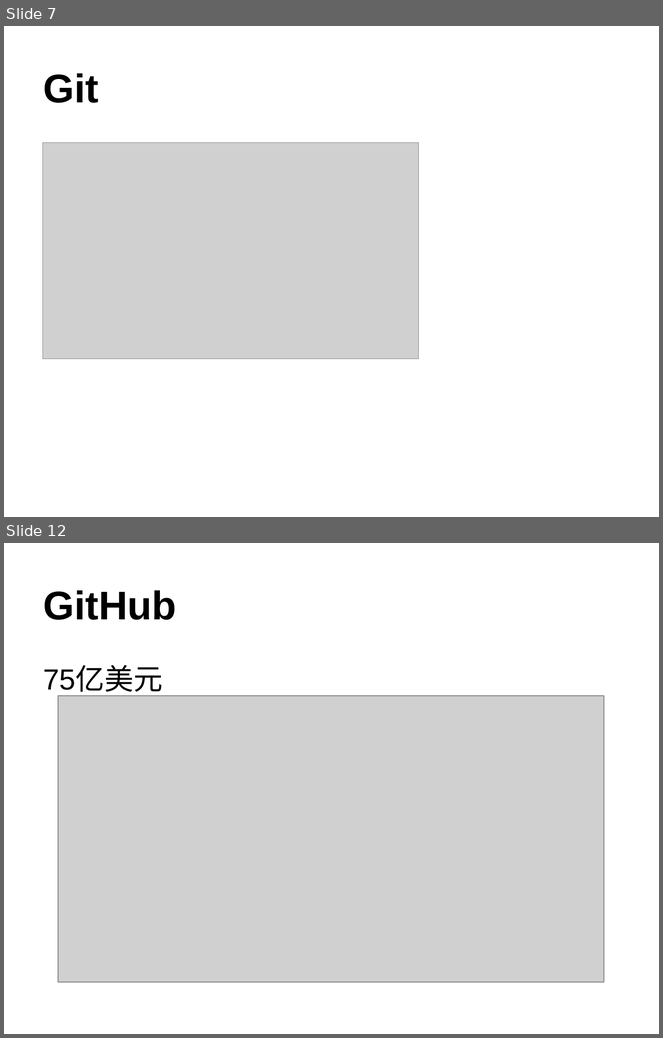
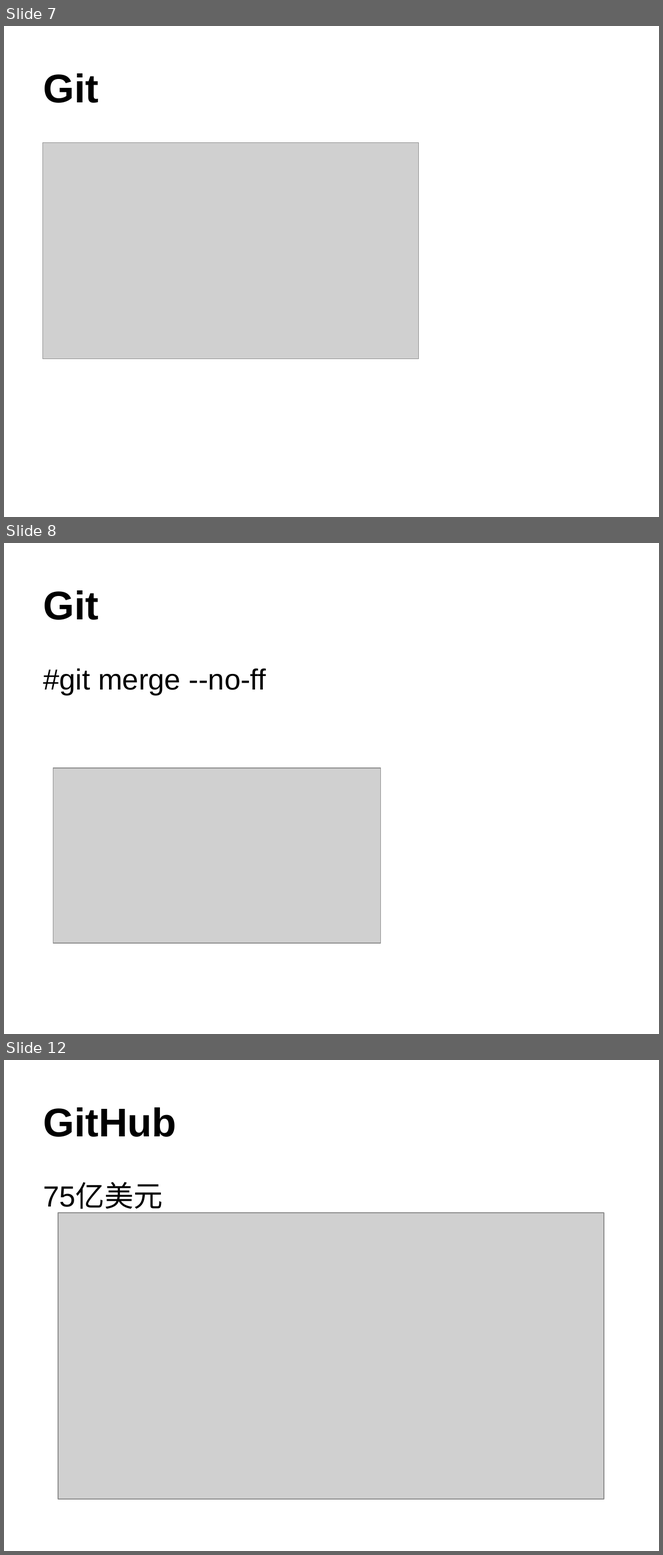
Before and after one commit to lxmxhh/git-intro, a slide deck: Git.ppt. Shown one above the other, each under a label of ours: slides 7 and 12 before the commit, slides 7, 8 and 12 after it; the slides between them are not shown. The pictures are 663x1038 and 663x1555 pixels, drawn with LibreOffice and Linux fonts; fonts in the diff are those of the drawing; grey boxes stand for pictures. Boxes give left, top, right and bottom in pixels: in the first picture for what was removed or moved away, otherwise in the second. Text is boxed around its words. In the diff, an @@ line names an element or a change of style, - is before the commit and + after.

```diff
--- a/Git.ppt
+++ b/Git.ppt
@@ slide 8 added at (x1=4, y1=543, x2=659, y2=1034), background #FFFFFF @@
@@ title added at (x1=44, y1=590, x2=99, y2=620), 44 pt, text #000000, bold @@
+Git
@@ text added at (x1=44, y1=668, x2=266, y2=695), 32 pt, text #000000 @@
+#git merge --no-ff
@@ picture added at (x1=53, y1=768, x2=380, y2=944) @@
```
Also in this commit, not shown: 7 slides changed, 4 other slides added, 4 slides removed.
